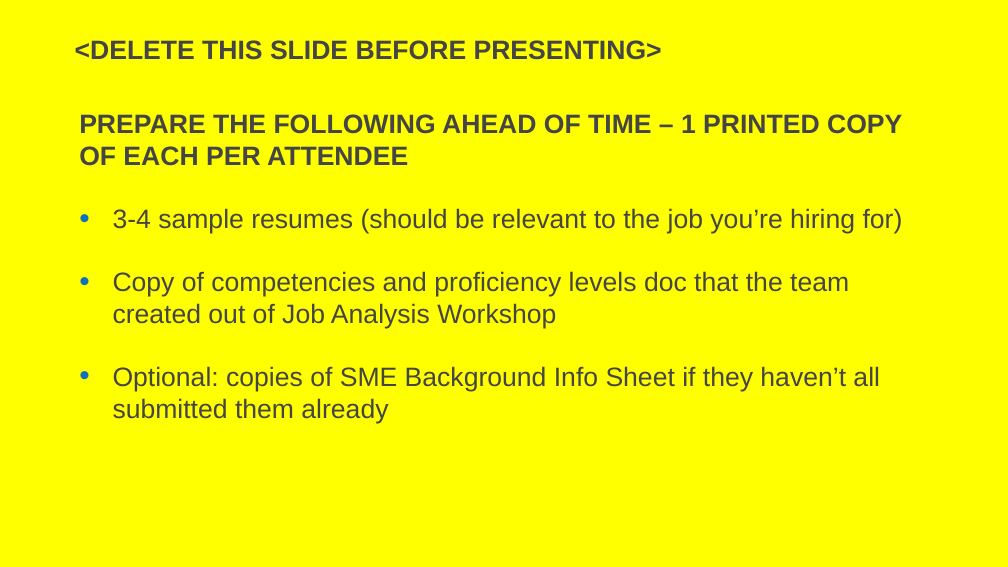
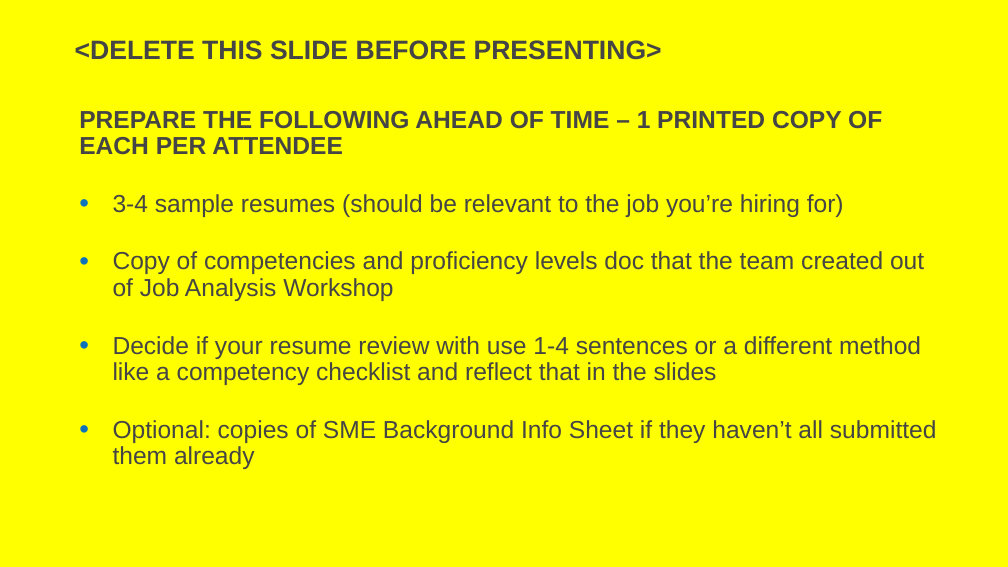
Before and after one commit to usds/SME-QA-Website, a slide deck: slide 2 of toolkit/reviewing-resumes/sme-training-resume-review-multirole.pptx. Drawn at 1008x567 pixels with LibreOffice and Linux fonts; fonts in the diff are those of the drawing. Boxes give left, top, right and bottom in pixels: in the first picture for what was removed or moved away, otherwise in the second. Text is boxed around its words. In the diff, an @@ line names an element or a change of style, - is before the commit and + after.

Commit message:
Updates both resume review training presentations with slides on bias. [Fixes #102]

```diff
--- a/toolkit/reviewing-resumes/sme-training-resume-review-multirole.pptx
+++ b/toolkit/reviewing-resumes/sme-training-resume-review-multirole.pptx
@@ text at box(79, 111, 937, 469): size 36 to 33.3 pt in "PREPARE THE FOLLOWING AHEAD OF TIME – ...", "3-4 sample resumes (should be relevant to ...", "Copy of competencies and proficiency levels doc ...", "Optional: copies of SME Background Info Sheet ..."; line spacing 1 to 0.9 @@
@@ text at box(113, 336, 921, 385): paragraph added @@
+• Decide if your resume review with use 1-4 sentences or a different method like a competency checklist and reflect that in the slides
```
Also in this commit, not shown: 10 slides added, 1 slide removed, 1 other file.
